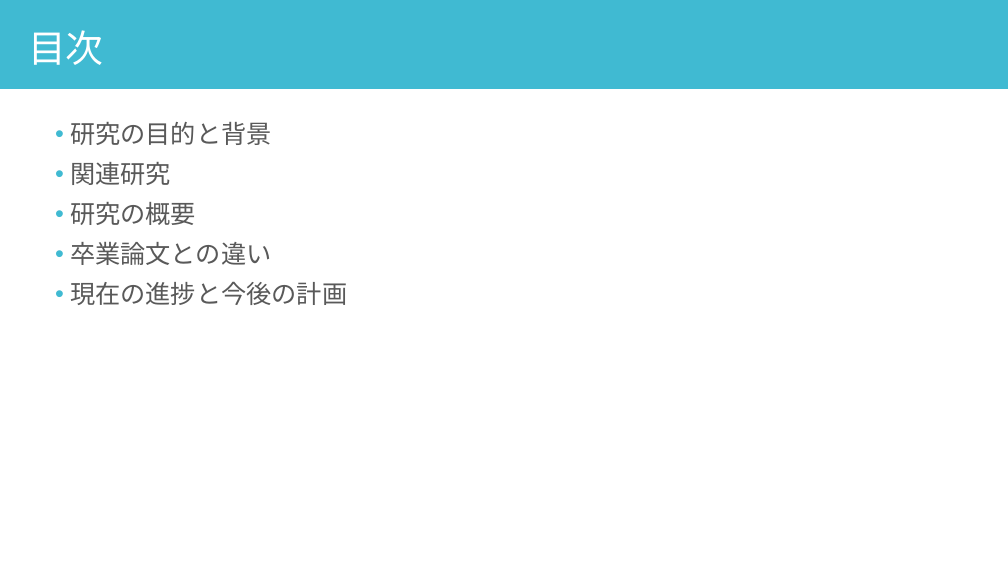
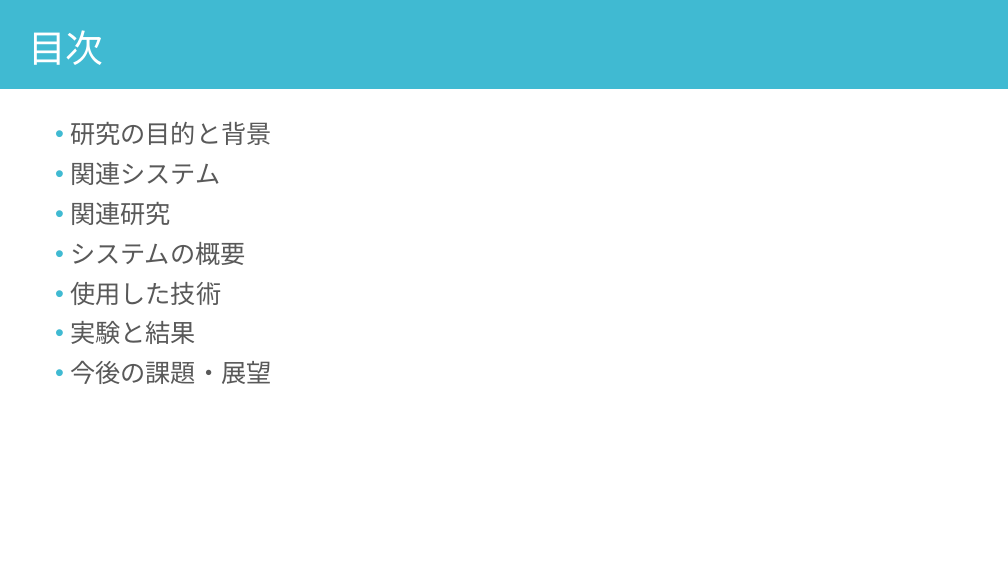
Before and after one commit to yuu5322/sci23, a slide deck: slide 2 of 口頭試問.pptx. Drawn at 1008x567 pixels with LibreOffice and Linux fonts; fonts in the diff are those of the drawing. Boxes give left, top, right and bottom in pixels: in the first picture for what was removed or moved away, otherwise in the second. Text is boxed around its words. In the diff, an @@ line names an element or a change of style, - is before the commit and + after.

Commit message:
update

```diff
--- a/口頭試問.pptx
+++ b/口頭試問.pptx
@@ text at (70,162,220,185): paragraph added @@
+• 関連システム
@@ text at (70,242,272,384): text changed @@
-• 研究の概要
-• 卒業論文との違い
-• 現在の進捗と今後の計画
+• システムの概要
+• 使用した技術
+• 実験と結果
+• 今後の課題・展望
```
Also in this commit, not shown: 4 other slides changed, 6 slides added, 1 slide removed.
